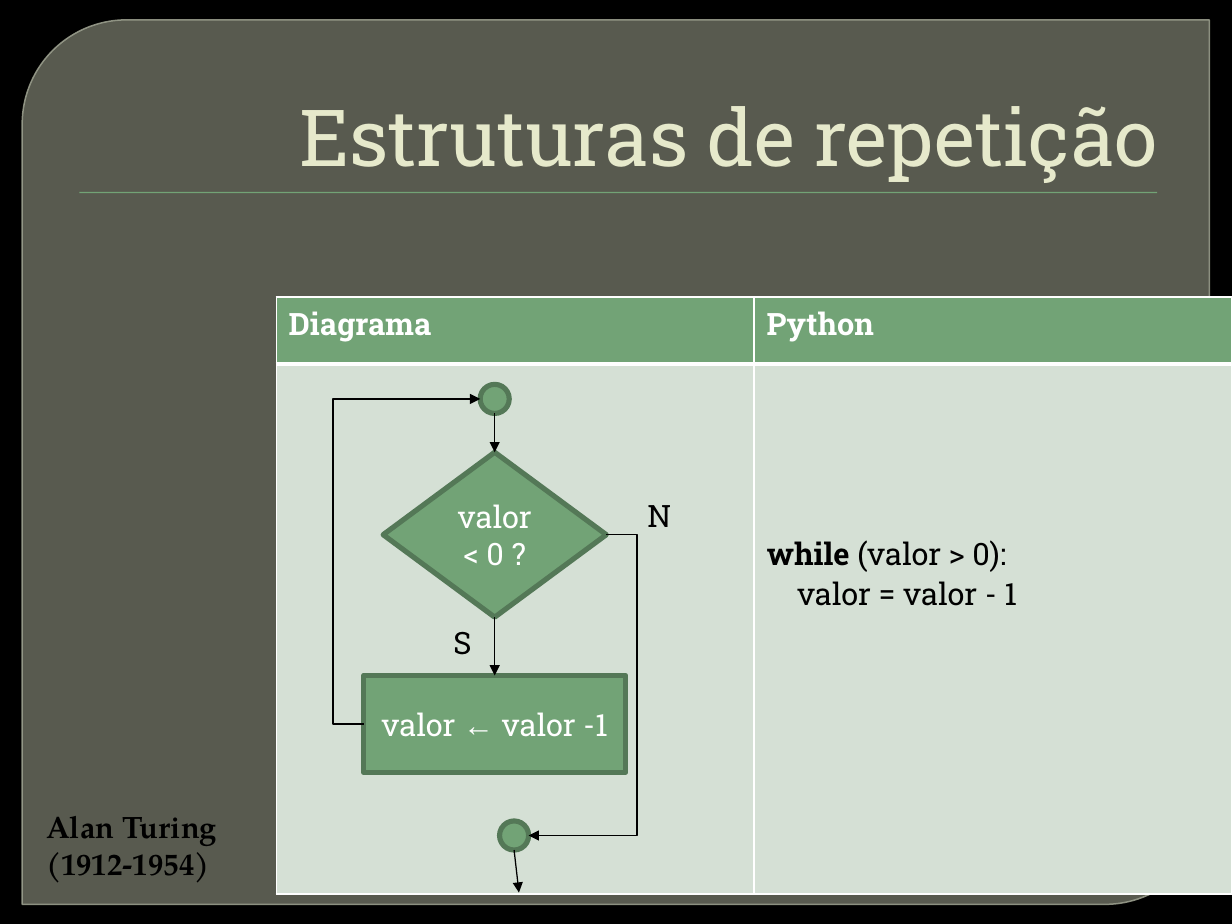
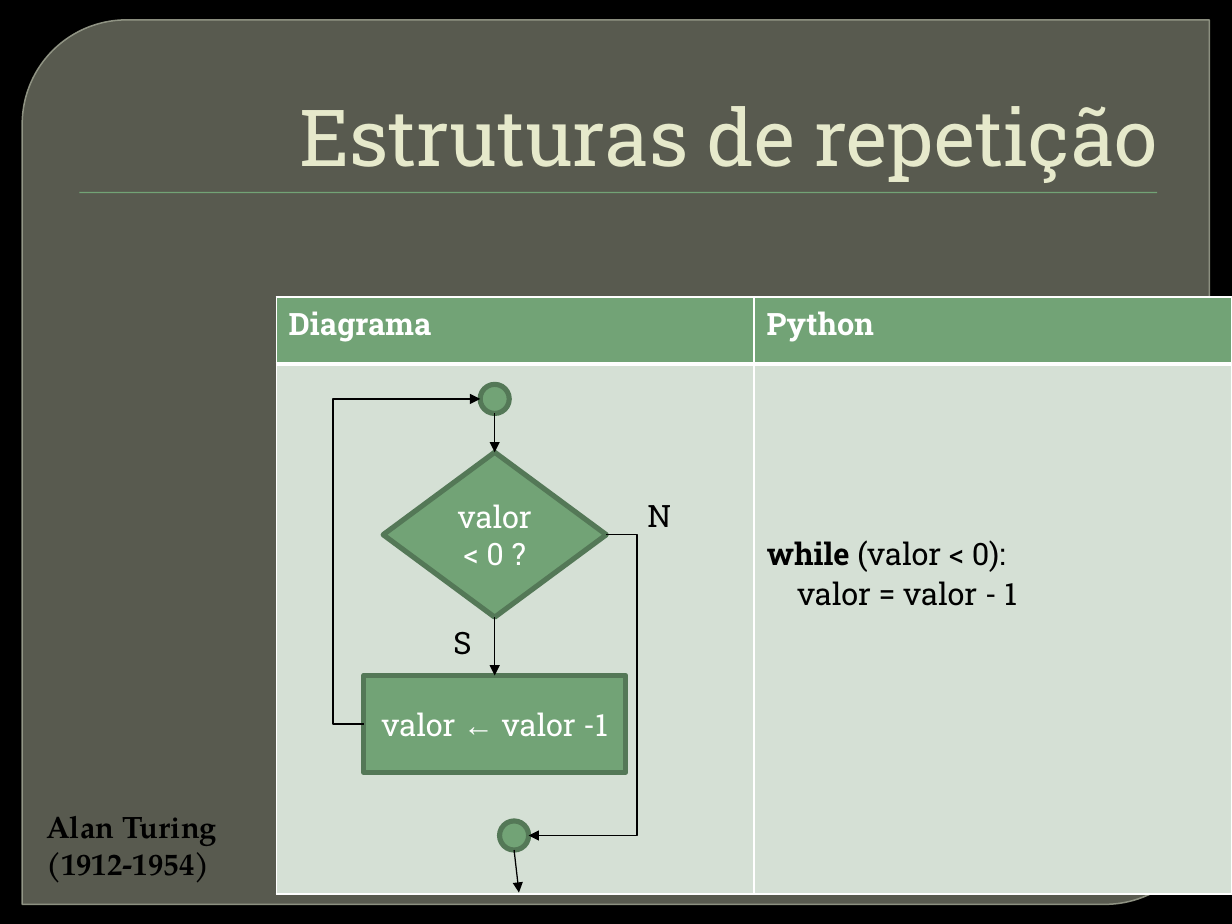
Before and after one commit to niviaquental/niviaquental.github.io, a slide deck: slide 10 of LogicaDeProgramacao/Aula04-PythonResumo/04-PythonResumo.pptx. Drawn at 1232x924 pixels with LibreOffice and Linux fonts; fonts in the diff are those of the drawing; background and template pictures are left out. Boxes give left, top, right and bottom in pixels: in the first picture for what was removed or moved away, otherwise in the second. Text is boxed around its words. In the diff, an @@ line names an element or a change of style, - is before the commit and + after.

```diff
--- a/LogicaDeProgramacao/Aula04-PythonResumo/04-PythonResumo.pptx
+++ b/LogicaDeProgramacao/Aula04-PythonResumo/04-PythonResumo.pptx
@@ table at [276,297,1232,893] @@
-row 2, column 2: while (valor > 0): / valor = valor - 1
+row 2, column 2: while (valor < 0): / valor = valor - 1
```
Also in this commit, not shown: 2 other files.
